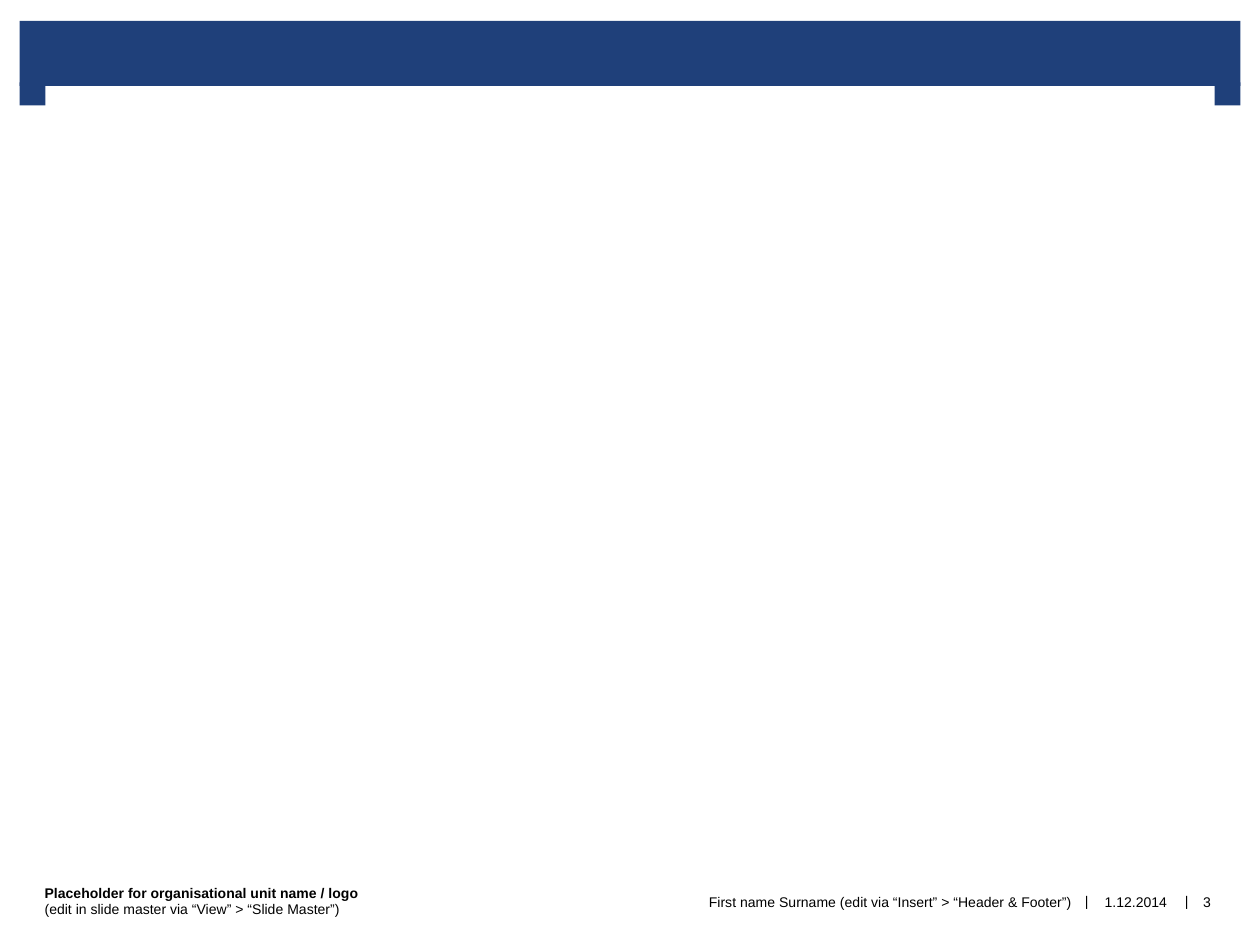
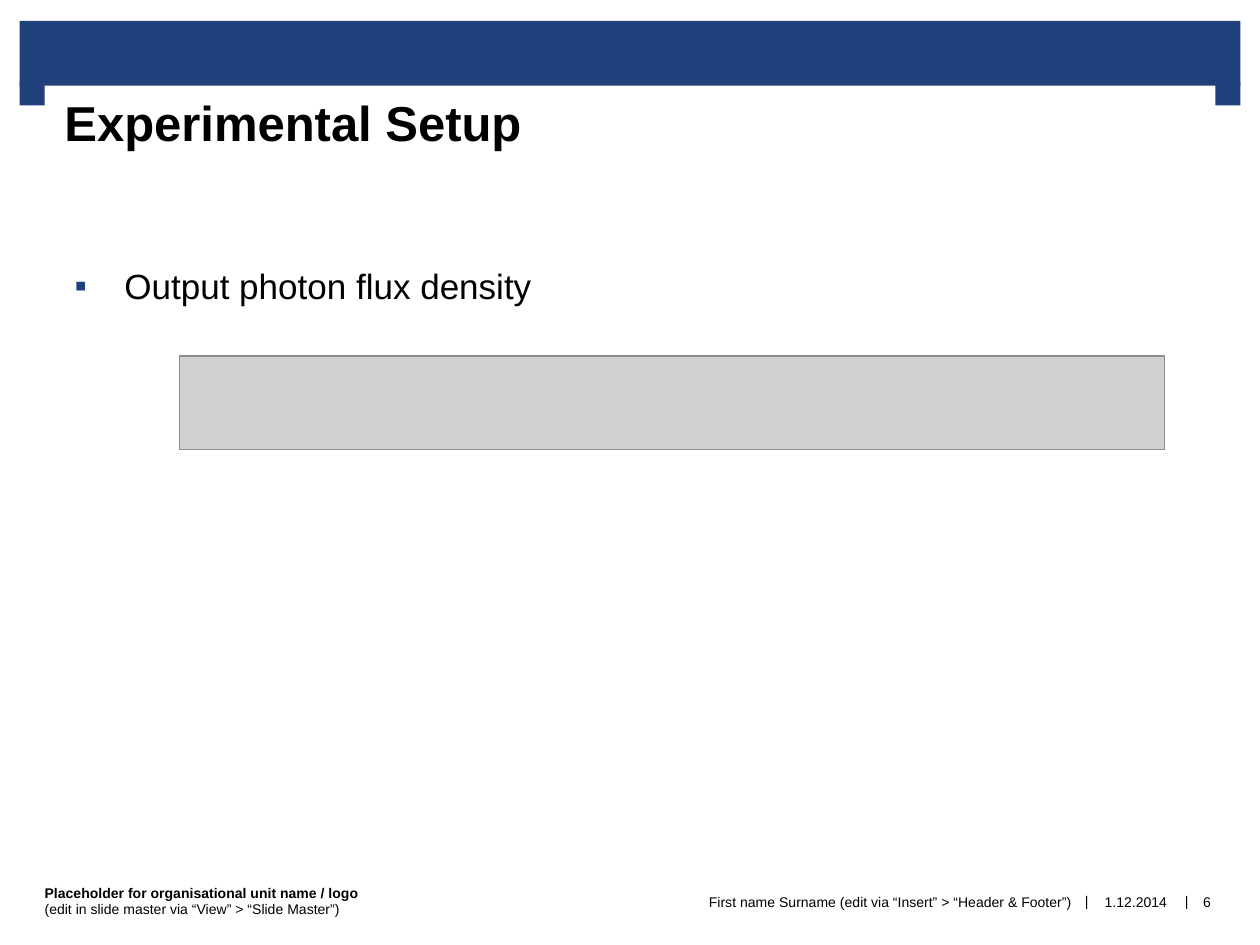
Before and after one commit to comet100/QMO_2019_Seminar, a slide deck: slide 6 of QMO_2019_prepsentation_draft1.pptx (slide 3 before the commit). Drawn at 1260x945 pixels with LibreOffice and Linux fonts; fonts in the diff are those of the drawing; grey boxes stand for pictures; background and template pictures are left out. Boxes give left, top, right and bottom in pixels: in the first picture for what was removed or moved away, otherwise in the second. Text is boxed around its words. In the diff, an @@ line names an element or a change of style, - is before the commit and + after.

```diff
--- a/QMO_2019_prepsentation_draft1.pptx
+++ b/QMO_2019_prepsentation_draft1.pptx
@@ title added at bbox=[44, 86, 1215, 219], fill #FFFFFF, 28 pt, text #000000, bold @@
+Experimental Setup
@@ text added at bbox=[124, 273, 531, 305], 20 pt, text #000000 @@
+▪ Output photon flux density
@@ picture added at bbox=[179, 357, 1164, 450] @@
@@ page number at bbox=[1203, 897, 1211, 907]: text changed @@
-3
+6
```
Also in this commit, not shown: 6 other slides changed, 4 slides added, 2 slides removed.
